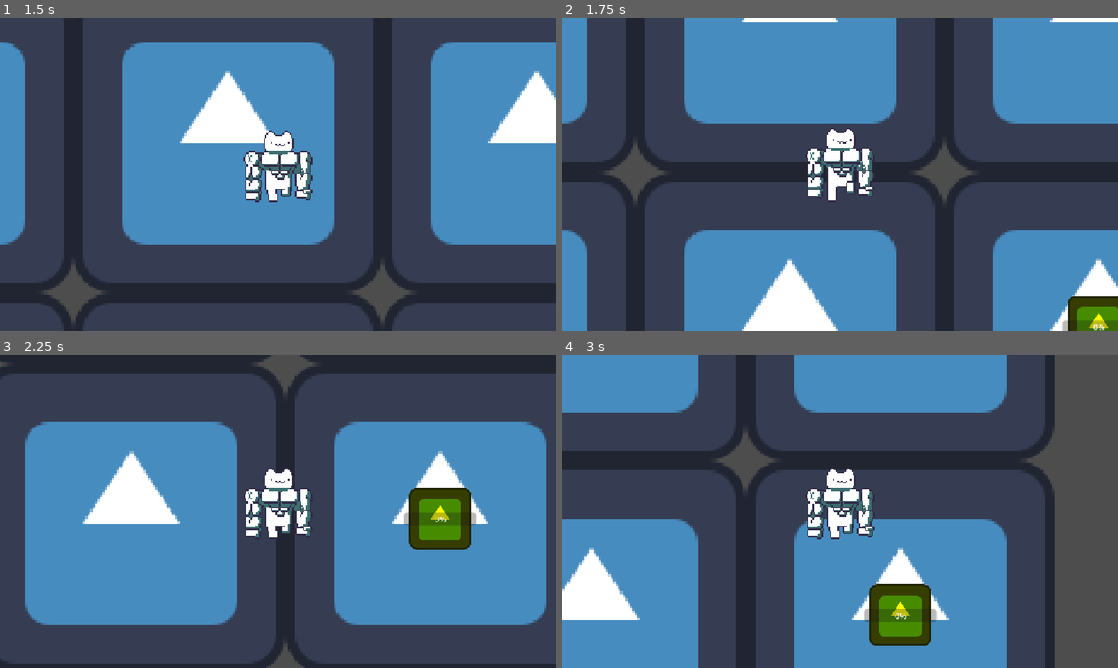
Above: before the commit, frames 1-4 (two rows, left to right).
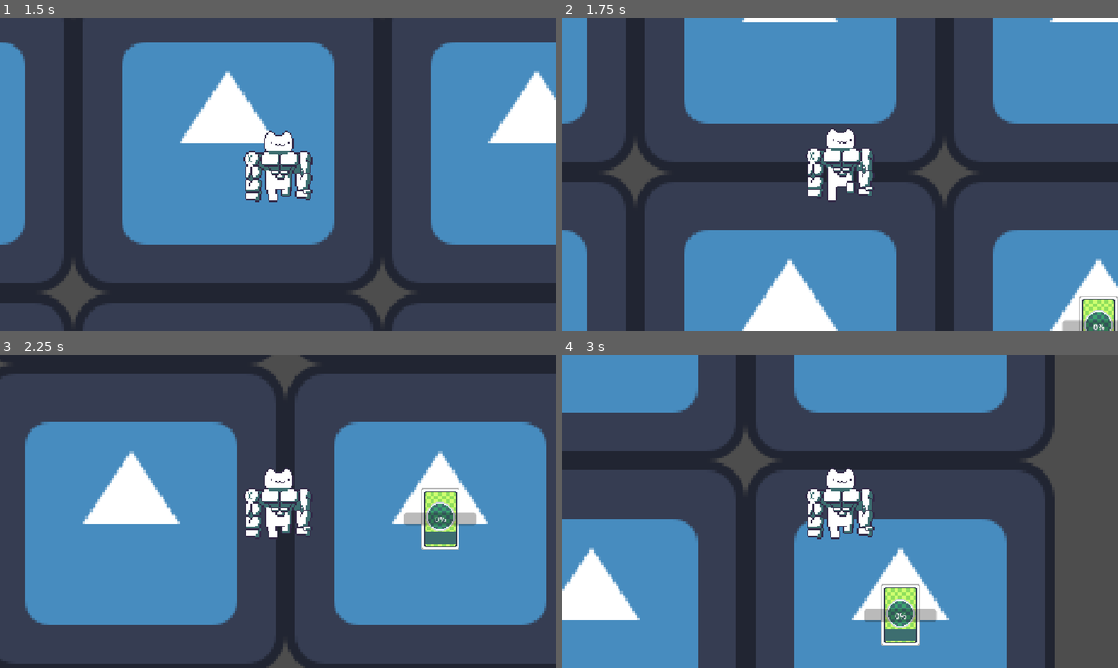
Above: after the commit, the same moments.

Repository: Yatagarasu163/Mini-Jame-Gam-59
Game: Godot game, scene res://Scenes/main_game.tscn
Two runs of this game, one before a commit and one after it. Both use one fixed random seed, a clock stepped at 60 frames per second and the inputs below. The engine's default icon, where the game draws it, is replaced by a stand-in: a white triangle on a blue panel in a dark square.
Inputs (mouse positions are in pixels of both pictures, inside the frame that each line leads up to):
- Up to frame 1 (1.5 s): move the mouse to (400, 158) at 0.52 s; hold D (move_right) 0.53-1.28 s; click (400, 158) at 0.6 s; move the mouse to (166, 190) at 1.27 s; hold S (move_down) from 1.28 s (still down); tap E (interact) at 1.35 s
- Up to frame 2 (1.75 s): keep holding S (move_down)
- Up to frame 3 (2.25 s): move the mouse to (333, 442) at 2.02 s; release S (move_down) at 2.03 s; hold D (move_right) from 2.03 s (still down); right-click (333, 442) at 2.1 s
- Up to frame 4 (3 s): move the mouse to (812, 574) at 2.77 s; release D (move_right) at 2.78 s; hold W (move_up) from 2.78 s (still down); click (812, 574) at 2.85 s

Frame 1 is identical in both runs. In frame 2, 1.0% of the frame differs, in the area x 91-100%, y 88-100%; in frame 3, 2.2%, in the area x 73-85%, y 42-63%; in frame 4, 2.2%.

Commit message:
placeholders
started on enemy script

Diff:
--- /dev/null
+++ b/Code-y Bits/enemy_script.gd
@@ -0,0 +1,14 @@
+extends CharacterBody2D
+class_name enemy_script
+
+@export var _speed: float
+
+var _player_target: Node2D
+
+func _ready() -> void:
+	# set player target to find the player object
+	pass
+
+func _physics_process(delta: float) -> void:
+
+	move_and_slide()
--- a/Code-y Bits/factory_machine.gd
+++ b/Code-y Bits/factory_machine.gd
@@ -3,10 +3,12 @@
 
 enum machine_type {source, blender, cutter, cooking, bottler, deposit}
 @export var type: machine_type
+@export var machine_sprite: Texture
 @export var input_sprite: Texture
 @export var output_sprite: Texture
 @export var timer_duration: float = 1
 
+@onready var machine_renderer: Sprite2D = $"Machine Sprite"
 @onready var indicator: Node2D = $Indicator
 @onready var timer: Timer = $Timer
 @onready var progress_bar: ProgressBar = $ProgressBar
@@ -23,6 +25,8 @@
 var player: player_script
 
 func _ready() -> void:
+	if machine_sprite != null:
+		machine_renderer.texture = machine_sprite
 	match type:
 		machine_type.source:
 			input_type = 0
--- /dev/null
+++ b/Prefabs/Enemy.tscn
@@ -0,0 +1,24 @@
+[gd_scene format=3 uid="uid://bmnm3my8uua65"]
+
+[ext_resource type="Texture2D" uid="uid://dkeri6jbh726r" path="res://Sprites and Shid/icon.svg" id="1_8k53p"]
+[ext_resource type="Script" uid="uid://cpkb41l7tssb5" path="res://Code-y Bits/enemy_script.gd" id="1_gti1y"]
+
+[sub_resource type="CircleShape2D" id="CircleShape2D_op1xx"]
+radius = 75.0
+
+[sub_resource type="CircleShape2D" id="CircleShape2D_kmatr"]
+radius = 100.0
+
+[node name="CharacterBody2D" type="CharacterBody2D" unique_id=1715807050]
+script = ExtResource("1_gti1y")
+
+[node name="CollisionShape2D" type="CollisionShape2D" parent="." unique_id=992606154]
+shape = SubResource("CircleShape2D_op1xx")
+
+[node name="Area2D" type="Area2D" parent="." unique_id=1856807123]
+
+[node name="CollisionShape2D" type="CollisionShape2D" parent="Area2D" unique_id=937558249]
+shape = SubResource("CircleShape2D_kmatr")
+
+[node name="Sprite2D" type="Sprite2D" parent="." unique_id=1953356126]
+texture = ExtResource("1_8k53p")
--- a/Prefabs/factory_machine.tscn
+++ b/Prefabs/factory_machine.tscn
@@ -2,19 +2,22 @@
 
 [ext_resource type="Script" uid="uid://fc2oghhxxq87" path="res://Code-y Bits/factory_machine.gd" id="1_ahaoe"]
 [ext_resource type="Texture2D" uid="uid://dkeri6jbh726r" path="res://Sprites and Shid/icon.svg" id="1_xbnvb"]
+[ext_resource type="Texture2D" uid="uid://bvp5ubiuhdx88" path="res://Sprites and Shid/Blue Base.png" id="2_lhx25"]
 
 [sub_resource type="RectangleShape2D" id="RectangleShape2D_ahaoe"]
 size = Vector2(130, 130)
 
 [node name="Factory Machine" type="StaticBody2D" unique_id=729833297]
+collision_layer = 2
+collision_mask = 2
 script = ExtResource("1_ahaoe")
 
 [node name="CollisionShape2D" type="CollisionShape2D" parent="." unique_id=837962624]
 shape = SubResource("RectangleShape2D_ahaoe")
 
-[node name="Sprite2D" type="Sprite2D" parent="." unique_id=1104584438]
-self_modulate = Color(1, 1, 0, 1)
-texture = ExtResource("1_xbnvb")
+[node name="Machine Sprite" type="Sprite2D" parent="." unique_id=1104584438]
+scale = Vector2(2, 2)
+texture = ExtResource("2_lhx25")
 
 [node name="Indicator" type="Sprite2D" parent="." unique_id=540357177]
 position = Vector2(0, 70)
--- a/Prefabs/factory_room.tscn
+++ b/Prefabs/factory_room.tscn
@@ -3,6 +3,12 @@
 [ext_resource type="Script" uid="uid://bccd1dirt4kia" path="res://Code-y Bits/factory_room.gd" id="1_1daii"]
 [ext_resource type="Texture2D" uid="uid://dkeri6jbh726r" path="res://Sprites and Shid/icon.svg" id="1_dhrwc"]
 [ext_resource type="PackedScene" uid="uid://b6or2p7f8mvuo" path="res://Prefabs/factory_machine.tscn" id="3_7uf2n"]
+[ext_resource type="Texture2D" uid="uid://bvp5ubiuhdx88" path="res://Sprites and Shid/Blue Base.png" id="4_0fg35"]
+[ext_resource type="Texture2D" uid="uid://b3t7txuqlhrga" path="res://Sprites and Shid/Debug Cards.png" id="5_krrug"]
+[ext_resource type="Texture2D" uid="uid://cwnb2em6xwm3x" path="res://Sprites and Shid/Green Base.png" id="6_d5jih"]
+[ext_resource type="Texture2D" uid="uid://ciqlvvc00daex" path="res://Sprites and Shid/Purple Base.png" id="7_u31tl"]
+[ext_resource type="Texture2D" uid="uid://c73n6fkfhjtlw" path="res://Sprites and Shid/Red Base.png" id="8_g0utl"]
+[ext_resource type="Texture2D" uid="uid://demuq0lp012d1" path="res://Sprites and Shid/Yellow Base.png" id="9_id3ko"]
 
 [node name="Factory Room" type="Node2D" unique_id=156863892 node_paths=PackedStringArray("room_station")]
 script = ExtResource("1_1daii")
@@ -16,28 +22,34 @@
 
 [node name="Blender" parent="Blender" unique_id=729833297 instance=ExtResource("3_7uf2n")]
 type = 1
+machine_sprite = ExtResource("4_0fg35")
 
 [node name="Cutter" type="Node2D" parent="." unique_id=1687882660]
 
 [node name="Cutter" parent="Cutter" unique_id=1231129212 instance=ExtResource("3_7uf2n")]
 type = 2
+machine_sprite = ExtResource("5_krrug")
 
 [node name="Cooking" type="Node2D" parent="." unique_id=1951326870]
 
 [node name="Cooking" parent="Cooking" unique_id=2144186114 instance=ExtResource("3_7uf2n")]
 type = 3
+machine_sprite = ExtResource("6_d5jih")
 
 [node name="Bottler" type="Node2D" parent="." unique_id=467755918]
 
 [node name="Bottler" parent="Bottler" unique_id=1854220024 instance=ExtResource("3_7uf2n")]
 type = 4
+machine_sprite = ExtResource("7_u31tl")
 
 [node name="Source" type="Node2D" parent="." unique_id=1995106631]
 
 [node name="Source" parent="Source" unique_id=1452218416 instance=ExtResource("3_7uf2n")]
+machine_sprite = ExtResource("8_g0utl")
 timer_duration = 0.1
 
 [node name="Deposit" type="Node2D" parent="." unique_id=1440150145]
 
 [node name="Deposit" parent="Deposit" unique_id=1553738157 instance=ExtResource("3_7uf2n")]
 type = 5
+machine_sprite = ExtResource("9_id3ko")
--- a/Prefabs/player.tscn
+++ b/Prefabs/player.tscn
@@ -79,6 +79,8 @@
 }]
 
 [node name="Player" type="CharacterBody2D" unique_id=1723161328 node_paths=PackedStringArray("_sprite", "_camera")]
+collision_layer = 3
+collision_mask = 3
 script = ExtResource("1_y6xdh")
 _speed = 1000.0
 _camera_interact_zoom = Vector2(1.5, 1.5)
@@ -86,6 +88,8 @@
 _camera = NodePath("Camera2D")
 
 [node name="Interaction Area" type="Area2D" parent="." unique_id=1620972331]
+collision_layer = 2
+collision_mask = 2
 
 [node name="CollisionShape2D" type="CollisionShape2D" parent="Interaction Area" unique_id=993626578]
 shape = SubResource("CircleShape2D_kmatr")
--- a/project.godot
+++ b/project.godot
@@ -62,6 +62,11 @@
 ]
 }
 
+[layer_names]
+
+2d_physics/layer_1="Player"
+2d_physics/layer_2="Interaction"
+
 [physics]
 
 3d/physics_engine="Jolt Physics"
Not shown, added: Code-y Bits/enemy_script.gd.uid
Binary file added: Sprites and Shid/Blue Base.png
Not shown, added: Sprites and Shid/Blue Base.png.import
Binary file added: Sprites and Shid/Debug Cards.png
Not shown, added: Sprites and Shid/Debug Cards.png.import
Binary file added: Sprites and Shid/Green Base.png
Not shown, added: Sprites and Shid/Green Base.png.import
Binary file added: Sprites and Shid/Purple Base.png
Not shown, added: Sprites and Shid/Purple Base.png.import
Binary file added: Sprites and Shid/Red Base.png
Not shown, added: Sprites and Shid/Red Base.png.import
Binary file added: Sprites and Shid/Yellow Base.png
(and 1 more such lines)
